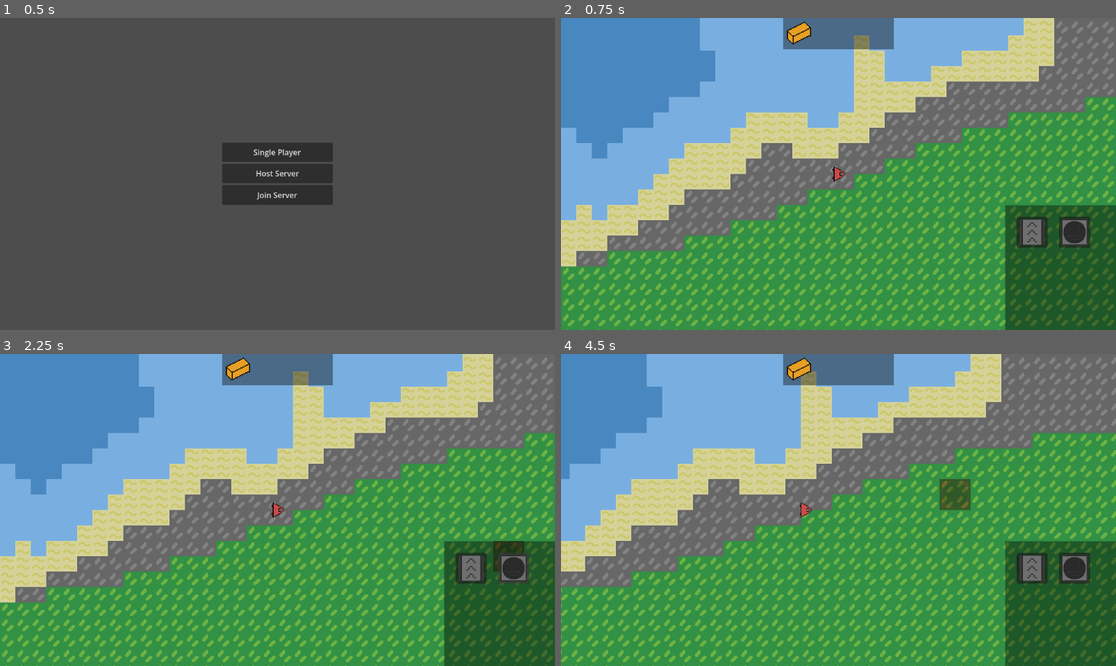
Above: before the commit, frames 1-4 (two rows, left to right).
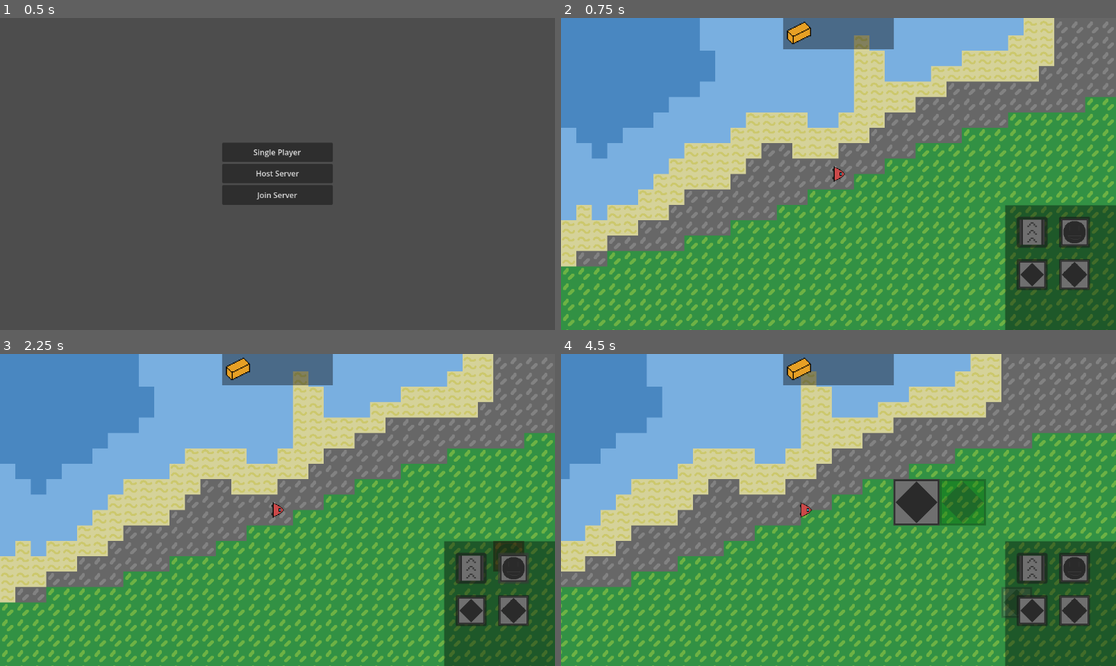
Above: after the commit, the same moments.

Repository: pp1522/Dusty-Mine
Game: Godot game, scene res://Scenes/menu.tscn
Two runs of this game, one before a commit and one after it. Both use one fixed random seed, a clock stepped at 60 frames per second and the inputs below.
Inputs (mouse positions are in pixels of both pictures, inside the frame that each line leads up to):
- Up to frame 1 (0.5 s): no input
- Up to frame 2 (0.75 s): click "Host Server" at 0.5 s
- Up to frame 3 (2.25 s): click (471, 569) at 1.25 s; click (516, 569) at 2 s
- Up to frame 4 (4.5 s): click (1032, 609) at 2.77 s; click (1077, 609) at 3.52 s; tap Enter at 4.25 s; move the mouse to (960, 494) at 4.27 s; hold D (right) from 4.28 s (still down); click (960, 494) at 4.35 s

Frame 1 is identical in both runs. In frame 2, 1.1% of the frame differs, in the area x 82-96%, y 77-88%; in frame 3, 1.1%; in frame 4, 3.3%, in the area x 59-96%, y 40-88%.

Commit message:
Add Storage

Diff:
--- /dev/null
+++ b/Object/building/barrel.tscn
@@ -0,0 +1,37 @@
+[gd_scene format=3 uid="uid://dmjsjrmus53id"]
+
+[ext_resource type="Texture2D" uid="uid://brg8tpjcnivq8" path="res://Assets/building/barrel.png" id="1_6liai"]
+[ext_resource type="Script" uid="uid://ch4bidpdfke7m" path="res://Scripts/Building/building.gd" id="2_53eis"]
+[ext_resource type="Script" uid="uid://byere5iwfufuu" path="res://Scripts/Building/build_properties.gd" id="3_5h25p"]
+[ext_resource type="PackedScene" uid="uid://ba8nv0vfoxffw" path="res://Object/building/building_gui.tscn" id="4_q6qt7"]
+
+[sub_resource type="Resource" id="Resource_dtea1"]
+script = ExtResource("3_5h25p")
+type = "storage"
+storage = 3000
+metadata/_custom_type_script = "uid://byere5iwfufuu"
+
+[sub_resource type="SceneReplicationConfig" id="SceneReplicationConfig_rcu5d"]
+properties/0/path = NodePath(".:position")
+properties/0/spawn = true
+properties/0/replication_mode = 1
+properties/1/path = NodePath(".:rotation")
+properties/1/spawn = true
+properties/1/replication_mode = 1
+properties/2/path = NodePath(".:modulate")
+properties/2/spawn = true
+properties/2/replication_mode = 1
+
+[node name="Sprite2D" type="Sprite2D" unique_id=991361083]
+modulate = Color(1, 1, 1, 0.39215687)
+texture = ExtResource("1_6liai")
+script = ExtResource("2_53eis")
+rect = Rect2(0, 0, 64, 64)
+build_type = "barrel"
+properties = SubResource("Resource_dtea1")
+
+[node name="MultiplayerSynchronizer" type="MultiplayerSynchronizer" parent="." unique_id=532260858]
+process_mode = 4
+replication_config = SubResource("SceneReplicationConfig_rcu5d")
+
+[node name="Control" parent="." unique_id=54836198 instance=ExtResource("4_q6qt7")]
--- a/Object/building/belt.tscn
+++ b/Object/building/belt.tscn
@@ -3,6 +3,7 @@
 [ext_resource type="Texture2D" uid="uid://ccj00ys5tki8p" path="res://Assets/building/belt.png" id="1_6165b"]
 [ext_resource type="Script" uid="uid://ch4bidpdfke7m" path="res://Scripts/Building/building.gd" id="2_d3vnb"]
 [ext_resource type="Script" uid="uid://byere5iwfufuu" path="res://Scripts/Building/build_properties.gd" id="3_d3vnb"]
+[ext_resource type="PackedScene" uid="uid://ba8nv0vfoxffw" path="res://Object/building/building_gui.tscn" id="4_n7kbc"]
 
 [sub_resource type="Resource" id="Resource_n7kbc"]
 script = ExtResource("3_d3vnb")
@@ -35,22 +36,4 @@
 process_mode = 4
 replication_config = SubResource("SceneReplicationConfig_6165b")
 
-[node name="Control" type="Control" parent="." unique_id=1071698896]
-visible = false
-z_index = 1
-layout_mode = 3
-anchor_left = -0.5
-anchor_top = -1.0
-anchor_right = 0.5
-anchor_bottom = -0.5
-grow_horizontal = 2
-grow_vertical = 0
-
-[node name="ColorRect" type="ColorRect" parent="Control" unique_id=48774481]
-layout_mode = 1
-anchors_preset = 15
-anchor_right = 1.0
-anchor_bottom = 1.0
-grow_horizontal = 2
-grow_vertical = 2
-color = Color(0, 0, 0, 0.39215687)
+[node name="Control" parent="." unique_id=54836198 instance=ExtResource("4_n7kbc")]
--- /dev/null
+++ b/Object/building/building_gui.tscn
@@ -0,0 +1,30 @@
+[gd_scene format=3 uid="uid://ba8nv0vfoxffw"]
+
+[node name="Control" type="Control" unique_id=54836198]
+visible = false
+z_index = 1
+layout_mode = 3
+anchor_left = -0.5
+anchor_top = -0.5
+anchor_right = 0.5
+anchor_bottom = -0.5
+offset_top = -32.0
+grow_horizontal = 2
+grow_vertical = 0
+
+[node name="ColorRect" type="ColorRect" parent="." unique_id=863724295]
+layout_mode = 1
+anchors_preset = 15
+anchor_right = 1.0
+anchor_bottom = 1.0
+grow_horizontal = 2
+grow_vertical = 2
+color = Color(0, 0, 0, 0.39215687)
+
+[node name="Items" type="HBoxContainer" parent="." unique_id=1957910807]
+layout_mode = 1
+anchors_preset = 15
+anchor_right = 1.0
+anchor_bottom = 1.0
+grow_horizontal = 2
+grow_vertical = 2
--- a/Object/building/drill.tscn
+++ b/Object/building/drill.tscn
@@ -3,10 +3,12 @@
 [ext_resource type="Texture2D" uid="uid://cswgb6s2m1vu5" path="res://Assets/building/drill.png" id="1_rcu5d"]
 [ext_resource type="Script" uid="uid://ch4bidpdfke7m" path="res://Scripts/Building/building.gd" id="2_mf003"]
 [ext_resource type="Script" uid="uid://d1uhd70renc6m" path="res://Scripts/Building/drill_property.gd" id="3_mf003"]
+[ext_resource type="PackedScene" uid="uid://ba8nv0vfoxffw" path="res://Object/building/building_gui.tscn" id="4_mckle"]
 
 [sub_resource type="Resource" id="Resource_mckle"]
 script = ExtResource("3_mf003")
 type = "drill"
+can_insert_item = false
 metadata/_custom_type_script = "uid://d1uhd70renc6m"
 
 [sub_resource type="SceneReplicationConfig" id="SceneReplicationConfig_rcu5d"]
@@ -30,24 +32,7 @@
 properties = SubResource("Resource_mckle")
 
 [node name="MultiplayerSynchronizer" type="MultiplayerSynchronizer" parent="." unique_id=532260858]
+process_mode = 4
 replication_config = SubResource("SceneReplicationConfig_rcu5d")
 
-[node name="Control" type="Control" parent="." unique_id=197233927]
-visible = false
-z_index = 1
-layout_mode = 3
-anchor_left = -0.5
-anchor_top = -1.0
-anchor_right = 0.5
-anchor_bottom = -0.5
-grow_horizontal = 2
-grow_vertical = 0
-
-[node name="ColorRect" type="ColorRect" parent="Control" unique_id=2138913618]
-layout_mode = 1
-anchors_preset = 15
-anchor_right = 1.0
-anchor_bottom = 1.0
-grow_horizontal = 2
-grow_vertical = 2
-color = Color(0, 0, 0, 0.39215687)
+[node name="Control" parent="." unique_id=54836198 instance=ExtResource("4_mckle")]
--- /dev/null
+++ b/Object/building/vault.tscn
@@ -0,0 +1,37 @@
+[gd_scene format=3 uid="uid://cn055g1bjv4iu"]
+
+[ext_resource type="Texture2D" uid="uid://by34c5a65stnj" path="res://Assets/building/vault.png" id="1_m5hbs"]
+[ext_resource type="Script" uid="uid://ch4bidpdfke7m" path="res://Scripts/Building/building.gd" id="2_y30r7"]
+[ext_resource type="Script" uid="uid://byere5iwfufuu" path="res://Scripts/Building/build_properties.gd" id="3_bglpm"]
+[ext_resource type="PackedScene" uid="uid://ba8nv0vfoxffw" path="res://Object/building/building_gui.tscn" id="4_ke7i7"]
+
+[sub_resource type="Resource" id="Resource_a1ha5"]
+script = ExtResource("3_bglpm")
+type = "storage"
+storage = 8000
+metadata/_custom_type_script = "uid://byere5iwfufuu"
+
+[sub_resource type="SceneReplicationConfig" id="SceneReplicationConfig_rcu5d"]
+properties/0/path = NodePath(".:position")
+properties/0/spawn = true
+properties/0/replication_mode = 1
+properties/1/path = NodePath(".:rotation")
+properties/1/spawn = true
+properties/1/replication_mode = 1
+properties/2/path = NodePath(".:modulate")
+properties/2/spawn = true
+properties/2/replication_mode = 1
+
+[node name="Sprite2D" type="Sprite2D" unique_id=991361083]
+modulate = Color(1, 1, 1, 0.39215687)
+texture = ExtResource("1_m5hbs")
+script = ExtResource("2_y30r7")
+rect = Rect2(0, 0, 96, 96)
+build_type = "vault"
+properties = SubResource("Resource_a1ha5")
+
+[node name="MultiplayerSynchronizer" type="MultiplayerSynchronizer" parent="." unique_id=532260858]
+process_mode = 4
+replication_config = SubResource("SceneReplicationConfig_rcu5d")
+
+[node name="Control" parent="." unique_id=54836198 instance=ExtResource("4_ke7i7")]
--- a/Object/gui.tscn
+++ b/Object/gui.tscn
@@ -6,7 +6,9 @@
 [ext_resource type="Texture2D" uid="uid://ccj00ys5tki8p" path="res://Assets/building/belt.png" id="3_ttf4w"]
 [ext_resource type="Texture2D" uid="uid://cswgb6s2m1vu5" path="res://Assets/building/drill.png" id="4_x1ilv"]
 [ext_resource type="Script" uid="uid://bhb7tfy0i18pw" path="res://Scripts/inventory.gd" id="5_ttf4w"]
+[ext_resource type="Texture2D" uid="uid://brg8tpjcnivq8" path="res://Assets/building/barrel.png" id="6_6ng3o"]
 [ext_resource type="Texture2D" uid="uid://chk0h05gkqcq" path="res://Assets/items/copper_ingot.png" id="6_mdw2k"]
+[ext_resource type="Texture2D" uid="uid://by34c5a65stnj" path="res://Assets/building/vault.png" id="7_p3hxs"]
 [ext_resource type="Script" uid="uid://2y2rfvvrddfp" path="res://Scripts/resource_type.gd" id="7_xsjf8"]
 
 [sub_resource type="Resource" id="Resource_yfyb4"]
@@ -20,6 +22,20 @@
 name = "drill"
 image = ExtResource("4_x1ilv")
 size = Vector2i(2, 2)
+metadata/_custom_type_script = "uid://x6rcbdr5gv2w"
+
+[sub_resource type="Resource" id="Resource_0wwjd"]
+script = ExtResource("2_yfyb4")
+name = "barrel"
+image = ExtResource("6_6ng3o")
+size = Vector2i(2, 2)
+metadata/_custom_type_script = "uid://x6rcbdr5gv2w"
+
+[sub_resource type="Resource" id="Resource_qfdjt"]
+script = ExtResource("2_yfyb4")
+name = "vault"
+image = ExtResource("7_p3hxs")
+size = Vector2i(3, 3)
 metadata/_custom_type_script = "uid://x6rcbdr5gv2w"
 
 [sub_resource type="Resource" id="Resource_lejmp"]
@@ -44,7 +60,11 @@
 anchor_right = 1.0
 anchor_bottom = 1.0
 script = ExtResource("2_xsjf8")
-button = Array[ExtResource("2_yfyb4")]([SubResource("Resource_yfyb4"), SubResource("Resource_ttf4w")])
+button = Array[ExtResource("2_yfyb4")]([SubResource("Resource_yfyb4"), SubResource("Resource_ttf4w"), SubResource("Resource_0wwjd"), SubResource("Resource_qfdjt")])
+button_grid = Vector2i(2, 4)
+button_size = null
+button_scale = null
+button_offset = null
 
 [node name="ColorRect" type="ColorRect" parent="Building" unique_id=560173485]
 layout_mode = 1
--- a/Scenes/main.tscn
+++ b/Scenes/main.tscn
@@ -22,8 +22,12 @@
 [ext_resource type="Resource" uid="uid://bbrwlbcrdriyv" path="res://Terrain_Type/Ores/tin.tres" id="16_3pmx8"]
 [ext_resource type="Resource" uid="uid://daam328amwxh5" path="res://Terrain_Type/Ores/uranium.tres" id="17_u50mg"]
 [ext_resource type="Script" uid="uid://b8n3aib0ip8va" path="res://Scripts/ore_type.gd" id="18_hibaj"]
+[ext_resource type="PackedScene" uid="uid://dfp8fbkq2ycns" path="res://Object/building/drill.tscn" id="20_ueoa1"]
+[ext_resource type="PackedScene" uid="uid://ddjth2chkl413" path="res://Object/building/belt.tscn" id="21_6vcvc"]
 [ext_resource type="Resource" uid="uid://bkkx5tddqbq0a" path="res://Terrain_Type/Ores_Data/copper.tres" id="21_cbgmd"]
 [ext_resource type="Resource" uid="uid://5op2hpcfbkv2" path="res://Terrain_Type/Ores_Data/iron.tres" id="22_1w6v2"]
+[ext_resource type="PackedScene" uid="uid://dmjsjrmus53id" path="res://Object/building/barrel.tscn" id="22_6vcvc"]
+[ext_resource type="PackedScene" uid="uid://cn055g1bjv4iu" path="res://Object/building/vault.tscn" id="23_7k868"]
 [ext_resource type="Resource" uid="uid://cerpympwmnj1h" path="res://Terrain_Type/Ores_Data/coal.tres" id="23_ueoa1"]
 [ext_resource type="Resource" uid="uid://d0188dvx0pcaj" path="res://Terrain_Type/Ores_Data/sand.tres" id="24_6vcvc"]
 
@@ -57,6 +61,12 @@
 
 [node name="Building" type="Node2D" parent="." unique_id=31921302 node_paths=PackedStringArray("player", "liquid_tile", "ground_tile", "mineable_ground_tile", "ore_tile", "spawner")]
 script = ExtResource("5_21xkr")
+BUILDING = Dictionary[String, Resource]({
+"barrel": ExtResource("22_6vcvc"),
+"belt": ExtResource("21_6vcvc"),
+"drill": ExtResource("20_ueoa1"),
+"vault": ExtResource("23_7k868")
+})
 player = NodePath("../Player")
 liquid_tile = NodePath("../Tiles/Liquid")
 ground_tile = NodePath("../Tiles/Ground")
--- a/Scripts/Building/build.gd
+++ b/Scripts/Building/build.gd
@@ -2,10 +2,7 @@
 extends Node2D
 
 
-const BUILDING = {
-	"drill": preload("res://Object/building/drill.tscn"),
-	"belt": preload("res://Object/building/belt.tscn")
-}
+@export var BUILDING: Dictionary[String, Resource] = {}
 
 @export var TILE_SIZE: Vector2i = Vector2i(32, 32)
 @export var player: Node2D
@@ -31,7 +28,7 @@
 var building_object: PackedScene
 var current_rotation: float = 0.0
 
-var building_tile: Dictionary = {}
+var building_tile: Dictionary[Vector2i, Building] = {}
 
 func _ready() -> void:
 	if NetworkHandler.single:
@@ -224,9 +221,9 @@
 
 func place_building(building: Building):
 	snap(building, building.global_position)
+	add_building_tile(building)
 	update_building(building)
 	building.set_place()
-	add_building_tile(building)
 
 @rpc("any_peer", "reliable")
 func online_place(cur_building: String, build_pos: Vector2, build_rotation: float):
@@ -303,6 +300,32 @@
 	update_highlight(newBuilding)
 	current_building.building_rotate(current_rotation)
 
+func update_belt(belt: Building):
+	belt.data["Belt_Target"] = []
+
+	var cover = get_cover(belt)
+	for t in cover:
+		var build_arround = get_building_around(t)
+
+		# Make belt around insert item to this belt.
+		for b in build_arround:
+			if b == belt: continue
+			if b.properties.type != "belt": continue
+
+			var check_pos = get_building_rotation(b)*-1+t
+			if !building_tile.has(check_pos): continue
+			if building_tile[check_pos] != b: continue
+
+			b.data["Belt_Target"].append(belt)
+
+		# Remove belt ahead to target and target that betl/storage.
+		var pos = t + get_building_rotation(belt)
+		if building_tile.has(pos):
+			if building_tile[pos].data.has("Belt_Target"):
+				building_tile[pos].data["Belt_Target"].erase(belt)
+			if !building_tile[pos].properties.can_insert_item: continue
+			belt.data["Belt_Target"].append(building_tile[pos])
+
 func update_building(building: Building):
 	if building.build_type == "drill":
 		if ores_data.size() == 0: return
@@ -344,27 +367,14 @@
 
 		building.data["Ore"] = max_ore
 	elif building.build_type == "belt":
-		building.data["Belt_Target"] = []
-
+		update_belt(building)
+	elif building.properties.can_insert_item:
 		var cover = get_cover(building)
 		for t in cover:
 			var build_arround = get_building_around(t)
-
 			for b in build_arround:
-				if b != building:
-					var check_pos = get_building_rotation(b)*-1+t
-					if !building_tile.has(check_pos): continue
-					if building_tile[check_pos] != b: continue
-
-					if !b.data.has("Belt_Target"): # HOW?!?
-						b.data["Belt_Target"] = []
-					b.data["Belt_Target"].append(building)
-
-			var pos = t + get_building_rotation(building)
-			if building_tile.has(pos):
-				if building_tile[pos].data.has("Belt_Target"):
-					building_tile[pos].data["Belt_Target"].erase(building)
-				building.data["Belt_Target"].append(building_tile[pos])
+				if b.build_type == "belt":
+					update_belt(b)
 
 func _on_gui_building_select(building: String) -> void:
 	if BUILDING.has(building):
--- a/Scripts/Building/build_properties.gd
+++ b/Scripts/Building/build_properties.gd
@@ -5,3 +5,5 @@
 @export var type: String
 @export var speed: int = 200
 @export var storage: int = 10
+
+@export var can_insert_item: bool = true
--- a/Scripts/Building/building.gd
+++ b/Scripts/Building/building.gd
@@ -15,6 +15,7 @@
 @export var properties: BuildProperties
 
 @onready var ui: Control = $Control
+@onready var item_ui: Control = $Control/Items
 
 var item: Array[ResourceType] = []
 var data: Dictionary = {}
@@ -67,5 +68,14 @@
 func toggle_item():
 	if ui.visible:
 		ui.visible = false
+
+		for i in item_ui.get_children():
+			i.queue_free()
 	else:
 		ui.visible = true
+
+		for i: ResourceType in item:
+			var item_image: TextureRect = TextureRect.new()
+			item_image.texture = i.image
+
+			item_ui.add_child(item_image)
--- a/Scripts/Building/building_gui.gd
+++ b/Scripts/Building/building_gui.gd
@@ -5,14 +5,16 @@
 
 @export var button: Array[BuildingButton]
 
+@export var button_per_row: int = 2
 @export var button_size: int = 32
-@export var button_scale: float = 2
+@export var button_scale: int = 2
 @export var button_offset: int = 24
 
 func _ready():
 	select.emit("")
 
-	var x = button_offset
+	var button_pos: Vector2i = Vector2i(0, 0)
+	var button_pos_mul = button_size*button_scale + button_offset
 	for b in button:
 		var button_node = Button.new()
 		button_node.name = b.name
@@ -20,8 +22,8 @@
 
 		button_node.size.x = b.size.x*button_size + 8
 		button_node.size.y = b.size.y*button_size + 8
-		button_node.position.x = x
-		button_node.position.y = button_offset
+		button_node.position.x = button_pos.x * button_pos_mul + button_offset
+		button_node.position.y = button_pos.y * button_pos_mul + button_offset
 
 		button_node.scale.x = float(button_size)/(b.size.x*button_size+8)*button_scale
 		button_node.scale.y = float(button_size)/(b.size.y*button_size+8)*button_scale
@@ -30,7 +32,10 @@
 
 		add_child(button_node)
 
-		x += button_size*button_scale + button_offset
+		button_pos.x += 1
+		if button_pos.x >= button_per_row:
+			button_pos.x = 0
+			button_pos.y += 1
 
 func button_press(b: Button):
 	select.emit(b.name)
--- a/Scripts/main.gd
+++ b/Scripts/main.gd
@@ -16,32 +16,38 @@
 
 func _process(_delta: float) -> void:
 	for child in builds.get_children():
-		if !(child.place and !child.remove): return
+		if !(child.place and !child.remove): continue
 		if child.build_type == "drill":
-			if child.properties.type != "drill": return
+			if child.properties.type != "drill": continue
 			if !child.data.has("tick"): child.data["tick"] = 0
 			child.data["tick"] += 1
 
 			if child.data["tick"] >= child.properties.speed:
 				child.data["tick"] = 0
+
+				# Mine ore.
 				if (child.data["Ore"] and
 					child.item.size() < child.properties.storage
 				):
 					child.item.append(child.data["Ore"])
 
+				# Spread ore to nearby thing that has storage.
 				var cover = building.get_cover(child)
 				for t in cover:
 					var build_arround = building.get_building_around(t)
-					for b in build_arround:
+					for b: Building in build_arround:
 						if child.item.size() == 0: break
-						if b.build_type == "belt":
-							if b.item.size() >= b.properties.storage: continue
-							b.item.append(child.item[0])
-							child.item.remove_at(0)
+						if (!b.properties.can_insert_item or
+							b.item.size() >= b.properties.storage
+						): continue
+
+						b.item.append(child.item[0])
+						child.item.remove_at(0)
 
 		elif child.build_type == "belt":
-			if !child.data.has("Belt_Target"): return
-			if child.data["Belt_Target"].size() == 0: return
+			if (!child.data.has("Belt_Target") or
+				child.data["Belt_Target"].size() == 0
+			): continue
 
 			if !child.data.has("tick"): child.data["tick"] = 0
 			child.data["tick"] += 1
@@ -49,15 +55,15 @@
 			for b in child.data["Belt_Target"]:
 				if !is_instance_valid(b):
 					child.data["Belt_Target"].erase(b)
-					return
+					continue
 
 				if child.data["tick"] >= child.properties.speed:
 					child.data["tick"] = 0
 
 					if (child.item.size() == 0 or
-						b.item.size() >= b.properties.storage
-					):
-						return
+						b.item.size() >= b.properties.storage or
+						!b.properties.can_insert_item
+					): continue
 
 					b.item.append(child.item[0])
 					child.item.remove_at(0)
Binary file added: Assets/building/assembling_machine.png
Not shown, added: Assets/building/assembling_machine.png.import
Binary file added: Assets/building/barrel.png
Not shown, added: Assets/building/barrel.png.import
Binary file added: Assets/building/vault.png
Not shown, added: Assets/building/vault.png.import
